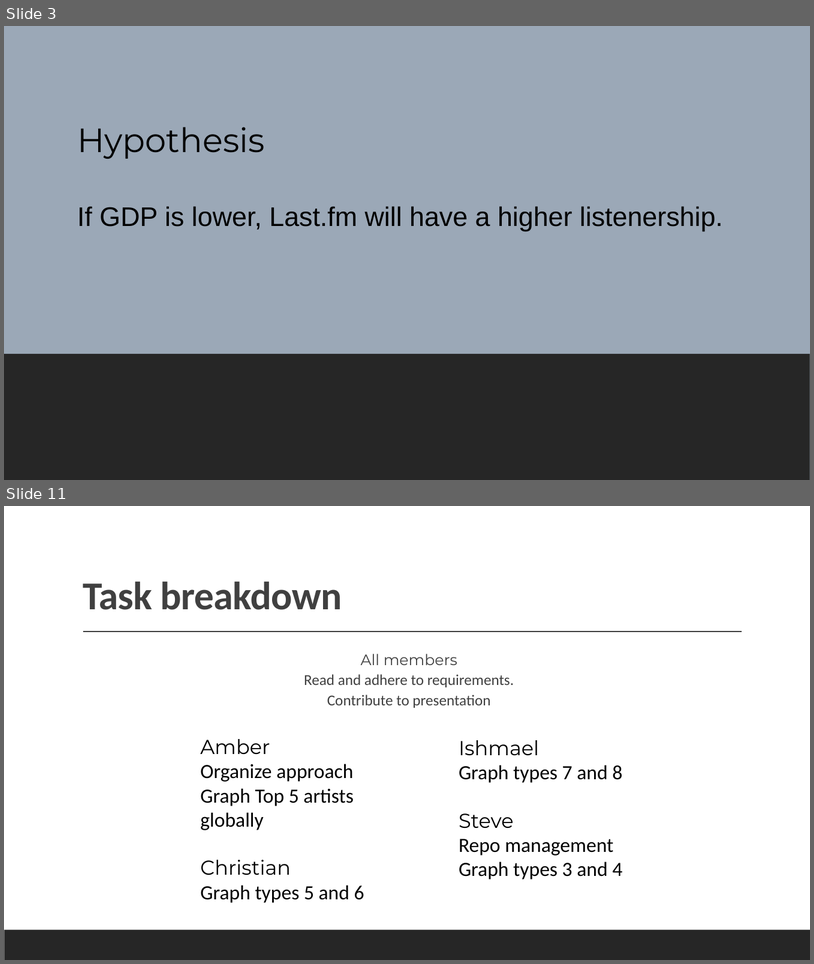
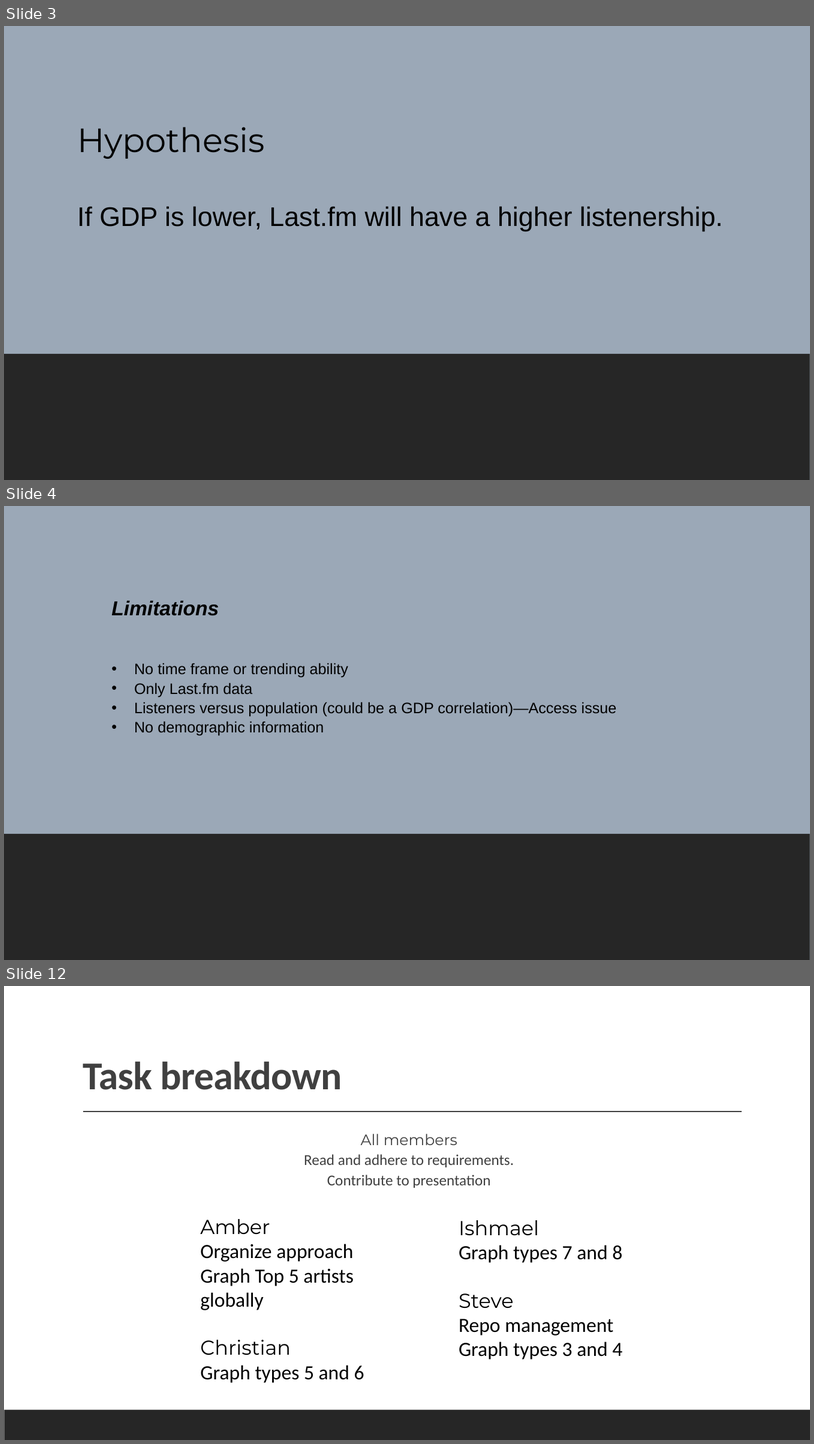
Before and after one commit to kidik425/07-Project_1, a slide deck: Team Organization Docs/The Eff {Strings} Project 1 Demo.pptx. Shown one above the other, each under a label of ours: slides 3 and 11 before the commit, slides 3, 4 and 12 after it; the slides between them are not shown. The pictures are 814x964 and 814x1444 pixels, drawn with LibreOffice and Linux fonts; fonts in the diff are those of the drawing. Boxes give left, top, right and bottom in pixels: in the first picture for what was removed or moved away, otherwise in the second. Text is boxed around its words. In the diff, an @@ line names an element or a change of style, - is before the commit and + after.

```diff
--- a/Team Organization Docs/The Eff {Strings} Project 1 Demo.pptx
+++ b/Team Organization Docs/The Eff {Strings} Project 1 Demo.pptx
@@ slide 4 added at (4, 506, 810, 960), background #FFFFFF; not listed: 1 template element that a slide beside it also shows @@
@@ rectangle added at (4, 506, 810, 960), fill #9BA8B7 @@
@@ text added at (111, 600, 617, 736), 18 pt, text #000000 @@
+Limitations
+• No time frame or trending ability
+• Only Last.fm data
+• Listeners versus population (could be a GDP correlation)—Access issue
+• No demographic information
@@ rectangle added at (4, 834, 810, 960), fill #262626 @@
@@ what was slide 11 is now slide 12 @@
```
Also in this commit, not shown: 8 slides changed, 6 other files.
